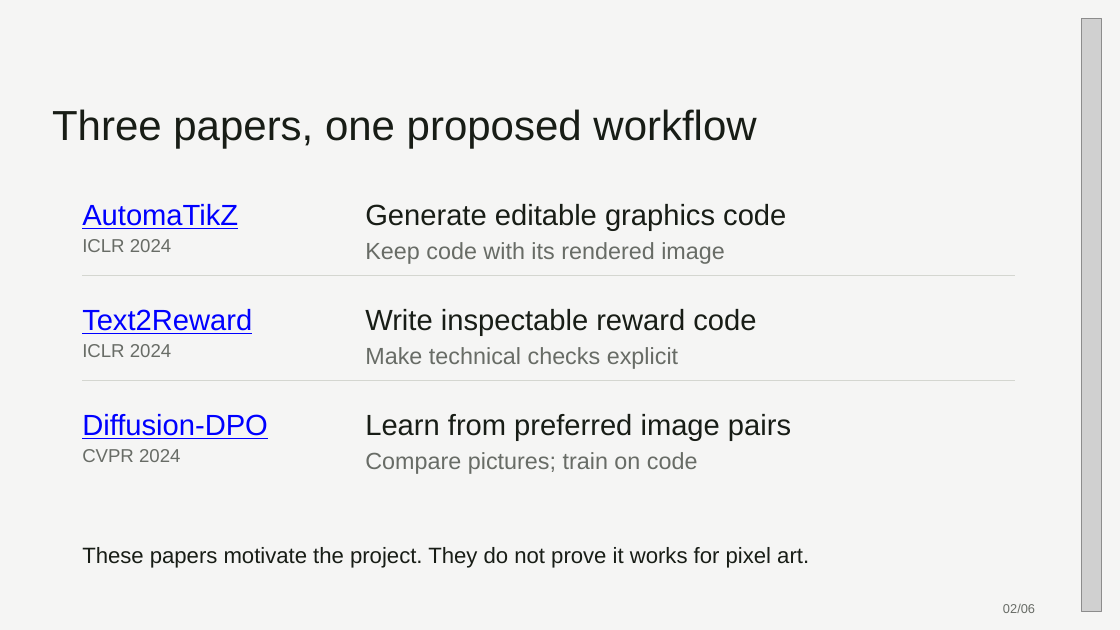
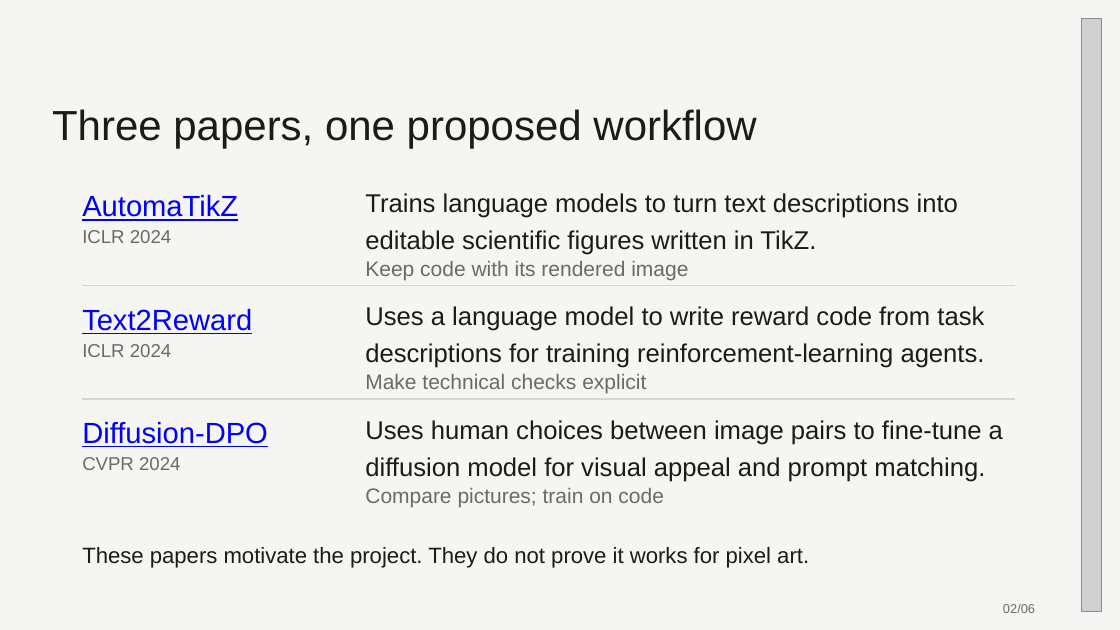
Before and after one commit to 0xABAN/classes, a slide deck: slide 2 of ds-340w/presentation/training-ai-to-pixelate.pptx. Drawn at 1120x630 pixels with LibreOffice and Linux fonts; fonts in the diff are those of the drawing; grey boxes stand for pictures. Boxes give left, top, right and bottom in pixels: in the first picture for what was removed or moved away, otherwise in the second. Text is boxed around its words. In the diff, an @@ line names an element or a change of style, - is before the commit and + after.

```diff
--- a/ds-340w/presentation/training-ai-to-pixelate.pptx
+++ b/ds-340w/presentation/training-ai-to-pixelate.pptx
@@ text "AutomaTikZ": place and size @@
-text "AutomaTikZ" at bbox=[82, 204, 238, 229]
+text "AutomaTikZ" at bbox=[82, 195, 238, 221]
@@ text at bbox=[365, 193, 958, 255]: text changed; size 25 to 22 pt @@
-Generate editable graphics code
+Trains language models to turn text descriptions into editable scientific figures written in TikZ.
@@ text "ICLR 2024": place and size @@
-text "ICLR 2024" at bbox=[82, 239, 171, 252]
+text "ICLR 2024" at bbox=[82, 230, 171, 243]
@@ text "Keep code with its rendered ...": place and size @@
-text "Keep code with its rendered ..." at bbox=[365, 242, 725, 264]
+text "Keep code with its rendered ..." at bbox=[365, 261, 688, 280]
@@ 2 texts, 1 line: place and size @@
-2 texts, 1 line at bbox=[82, 276, 1015, 462]
+2 texts, 1 line at bbox=[82, 286, 1015, 470]
@@ text at bbox=[365, 306, 985, 368]: text changed; size 25 to 22 pt @@
-Write inspectable reward code
+Uses a language model to write reward code from task descriptions for training reinforcement-learning agents.
@@ text "Make technical checks explicit": place and size @@
-text "Make technical checks explicit" at bbox=[365, 347, 678, 369]
+text "Make technical checks explicit" at bbox=[365, 374, 646, 394]
@@ line moved from (82, 381) - (1015, 381) to (82, 399) - (1015, 399) @@
@@ text at bbox=[365, 420, 1003, 482]: text changed; size 25 to 22 pt @@
-Learn from preferred image pairs
+Uses human choices between image pairs to fine-tune a diffusion model for visual appeal and prompt matching.
@@ size 20 to 18 pt in 3 elements at bbox=[365, 261, 688, 280], bbox=[365, 374, 646, 394], bbox=[365, 488, 664, 507] @@
@@ text "Compare pictures; train on code": place and size @@
-text "Compare pictures; train on code" at bbox=[365, 452, 698, 474]
+text "Compare pictures; train on code" at bbox=[365, 488, 664, 507]
```
Also in this commit, not shown: 4 other files.
